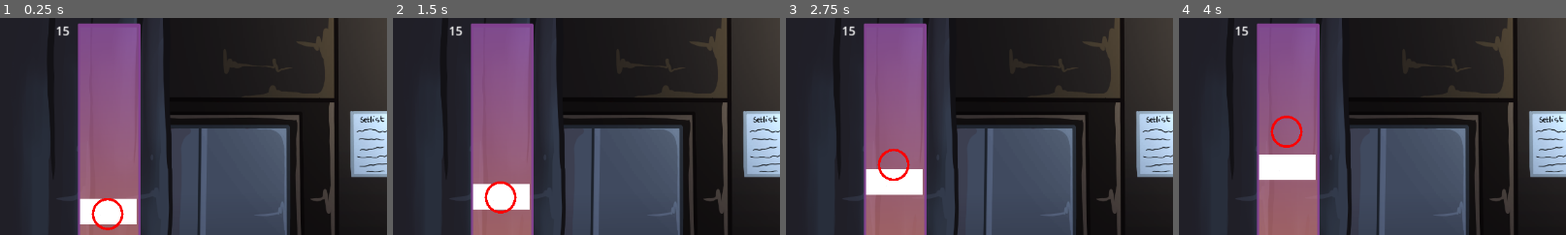
Above: before the commit, frames 1-4 (left to right).
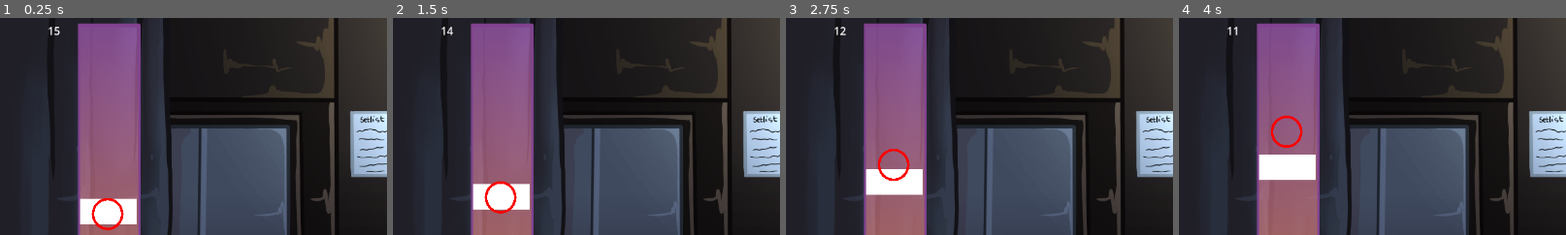
Above: after the commit, the same moments.

Repository: authenticBloodshed/RecklessRoadie
Game: Godot game, scene res://Minigame.tscn
Same seed, same stepped clock (60 frames per second), same inputs: the game is played once before the commit and once after it.
Inputs (mouse positions are % of the whole screen's width and height, from its top left):
- Up to frame 1 (0.25 s): no input
- Up to frame 2 (1.5 s): move the mouse to (72, 45) at 0.52 s; click (72, 45) at 0.77 s; move the mouse to (30, 55) at 1.27 s
- Up to frame 3 (2.75 s): click (30, 55) at 1.52 s; move the mouse to (60, 28) at 2.02 s
- Up to frame 4 (4 s): move the mouse to (45, 70) at 2.77 s; click (45, 70) at 3.02 s; move the mouse to (80, 65) at 3.52 s; click (80, 65) at 3.77 s
The pictures show only the part of the screen within x 0-50%, y 5-55%; the shares and areas given below are measured in that part.

The runs differ from the first frame. In frame 1, 0.1% of the frame differs, in the area x 12-19%, y 3-9%; in frame 2, 0.1%; in frame 3, 0.1%; in frame 4, 0.1%.

Commit message:
added win timer

Diff:
--- a/Introduction To Godot/Minigame.tscn
+++ b/Introduction To Godot/Minigame.tscn
@@ -1,10 +1,11 @@
-[gd_scene load_steps=12 format=3 uid="uid://b8lg3dxh6xjmh"]
+[gd_scene load_steps=13 format=3 uid="uid://b8lg3dxh6xjmh"]
 
 [ext_resource type="Texture2D" uid="uid://dyrsifpib1p31" path="res://backstagedarknoguitar.png" id="1_xg5x0"]
 [ext_resource type="Script" path="res://Player.gd" id="2_l1et3"]
 [ext_resource type="Texture2D" uid="uid://dpted78kifhjw" path="res://pngimg.com - circle_PNG49.png" id="2_o50nc"]
 [ext_resource type="Texture2D" uid="uid://bbew7vrtkuahg" path="res://square.png" id="4_baiss"]
 [ext_resource type="Script" path="res://Target.gd" id="5_l3ho7"]
+[ext_resource type="Script" path="res://WinTimer.gd" id="7_5jj6a"]
 [ext_resource type="Texture2D" uid="uid://bc0kpcm4syh5g" path="res://luz_png__1__by_martismiler_d5u57b9-fullview.png" id="7_k8dnp"]
 [ext_resource type="Texture2D" uid="uid://b1i2o8gnpc3ts" path="res://bar.png" id="8_jl3x0"]
 [ext_resource type="Script" path="res://TimerGame.gd" id="8_m6r7t"]
@@ -54,9 +55,10 @@
 scale = Vector2(1.00423, 1.02802)
 shape = SubResource("RectangleShape2D_m5cec")
 
-[node name="Player" type="CharacterBody2D" parent="."]
+[node name="Player" type="CharacterBody2D" parent="." node_paths=PackedStringArray("winTimer")]
 position = Vector2(167, 222)
 script = ExtResource("2_l1et3")
+winTimer = NodePath("Timer")
 
 [node name="Sprite2D" type="Sprite2D" parent="Player"]
 position = Vector2(1, 101)
@@ -70,6 +72,9 @@
 shape = SubResource("CircleShape2D_tedlw")
 
 [node name="Timer" type="Timer" parent="Player"]
+wait_time = 15.0
+one_shot = true
+script = ExtResource("7_5jj6a")
 
 [node name="Label" type="Label" parent="Player/Timer"]
 offset_left = 79.0
@@ -88,16 +93,6 @@
 texture = ExtResource("7_k8dnp")
 texture_scale = 3.13
 
-[node name="SecondsLeft" type="RichTextLabel" parent="."]
-offset_left = 91.0
-offset_top = 38.0
-offset_right = 131.0
-offset_bottom = 78.0
-scale = Vector2(1.1012, 1.0948)
-bbcode_enabled = true
-text = "15"
-tab_size = 9
-
 [node name="Timer" type="Timer" parent="."]
 autostart = true
 script = ExtResource("8_m6r7t")
@@ -110,4 +105,6 @@
 scale = Vector2(5.44, 3.24)
 
 [connection signal="area_entered" from="Player/Area2D" to="Player" method="_on_area_2d_area_entered"]
+[connection signal="area_exited" from="Player/Area2D" to="Player" method="_on_area_2d_area_exited"]
+[connection signal="timeout" from="Player/Timer" to="Player/Timer" method="_on_timeout"]
 [connection signal="timeout" from="Timer" to="Timer" method="_on_timeout"]
--- a/Introduction To Godot/Player.gd
+++ b/Introduction To Godot/Player.gd
@@ -6,6 +6,7 @@
 const JUMP_FORCE = 50
 
 var motion = Vector2()
+@export var winTimer: WinTimer
 
 func _physics_process(delta):
 	# Applies gravity
@@ -23,3 +24,8 @@
 
 func _on_area_2d_area_entered(area):
 	print("collided")
+	winTimer.startTimer()
+
+
+func _on_area_2d_area_exited(area):
+	winTimer.pauseTimer()
--- a/Introduction To Godot/Target.gd
+++ b/Introduction To Godot/Target.gd
@@ -16,5 +16,5 @@
 	if position.y > 569 or position.y < 65:
 		random *= -1
 
-	if random == Vector2(0,0):
+	if abs(random.y) < 0.01:
 		random = Vector2(0,10)
--- /dev/null
+++ b/Introduction To Godot/WinTimer.gd
@@ -0,0 +1,19 @@
+extends Timer
+class_name WinTimer
+
+func _ready():
+	start()
+	paused = true
+
+func startTimer():
+	paused = false
+
+func pauseTimer():
+	paused = true
+
+func _process(delta):
+	$Label.text = str(round(time_left))
+
+
+func _on_timeout():
+	print("Win")
